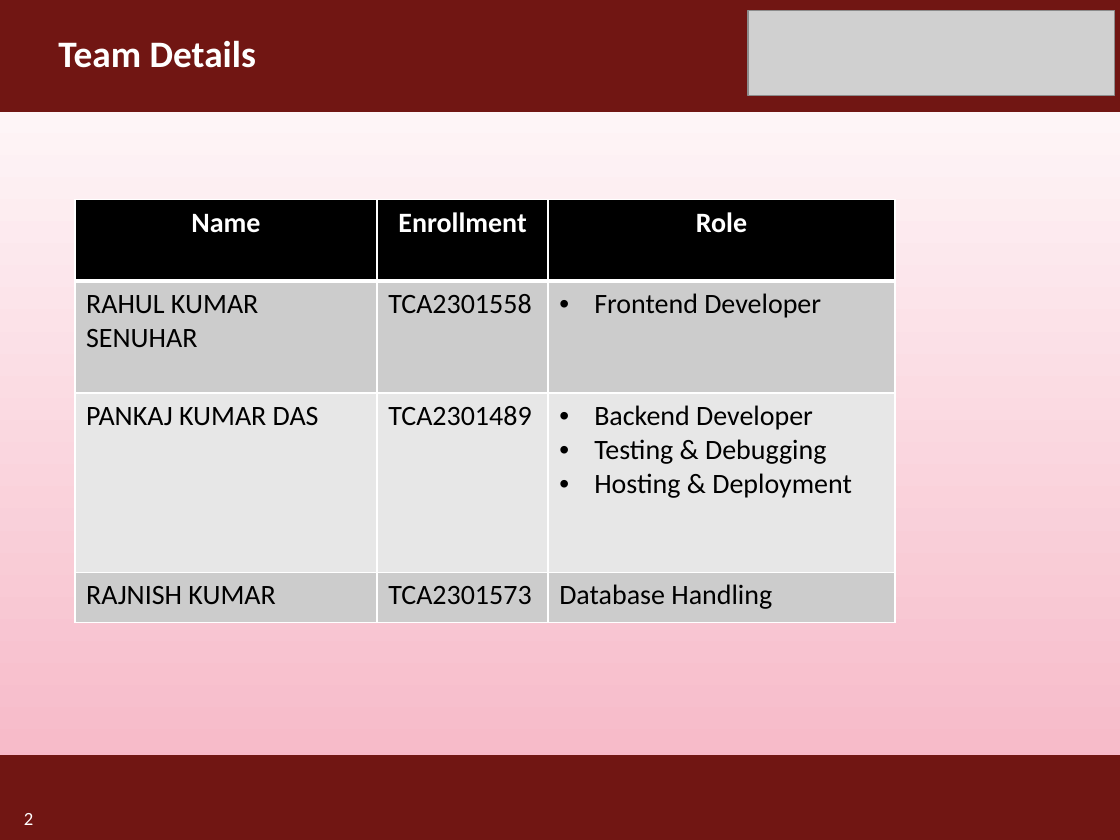
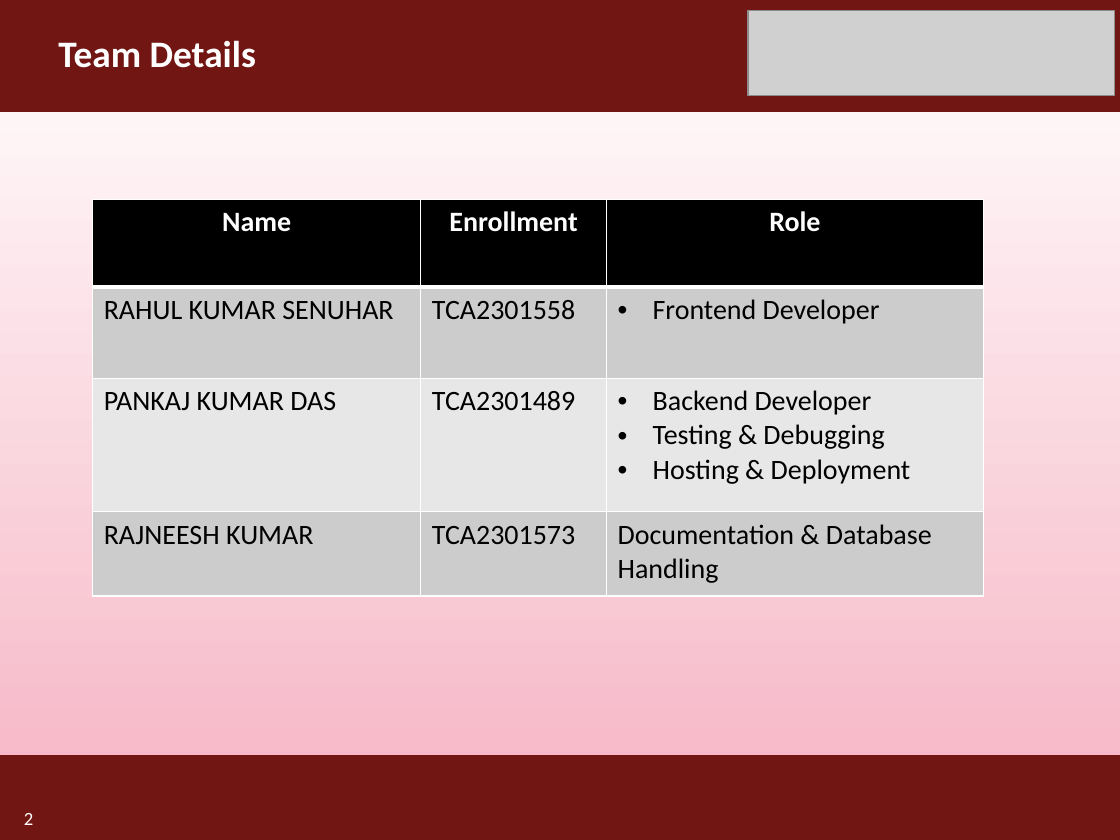
Before and after one commit to Pankajdas0025/BlogScript-website-, a slide deck: slide 2 of assets/Report/BlogScript Presentation.pptx. Drawn at 1120x840 pixels with LibreOffice and Linux fonts; fonts in the diff are those of the drawing; grey boxes stand for pictures. Boxes give left, top, right and bottom in pixels: in the first picture for what was removed or moved away, otherwise in the second. Text is boxed around its words. In the diff, an @@ line names an element or a change of style, - is before the commit and + after.

```diff
--- a/assets/Report/BlogScript Presentation.pptx
+++ b/assets/Report/BlogScript Presentation.pptx
@@ table at (93,199,984,596) @@
-row 4, column 1: RAJNISH KUMAR
+row 4, column 1: RAJNEESH KUMAR
-row 4, column 3: Database Handling
+row 4, column 3: Documentation & Database Handling
@@ table: place and size @@
-table at (75,199,896,623)
+table at (93,199,984,596)
```
Also in this commit, not shown: 1 other slide changed, 3 other files.
